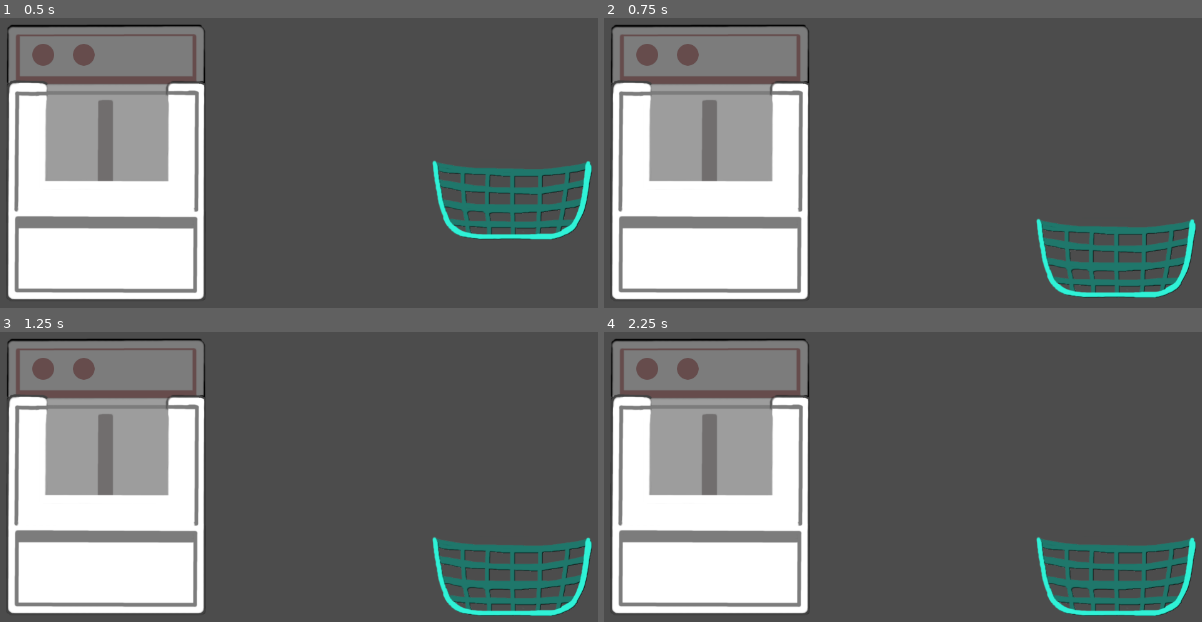
Above: before the commit, frames 1-4 (two rows, left to right).
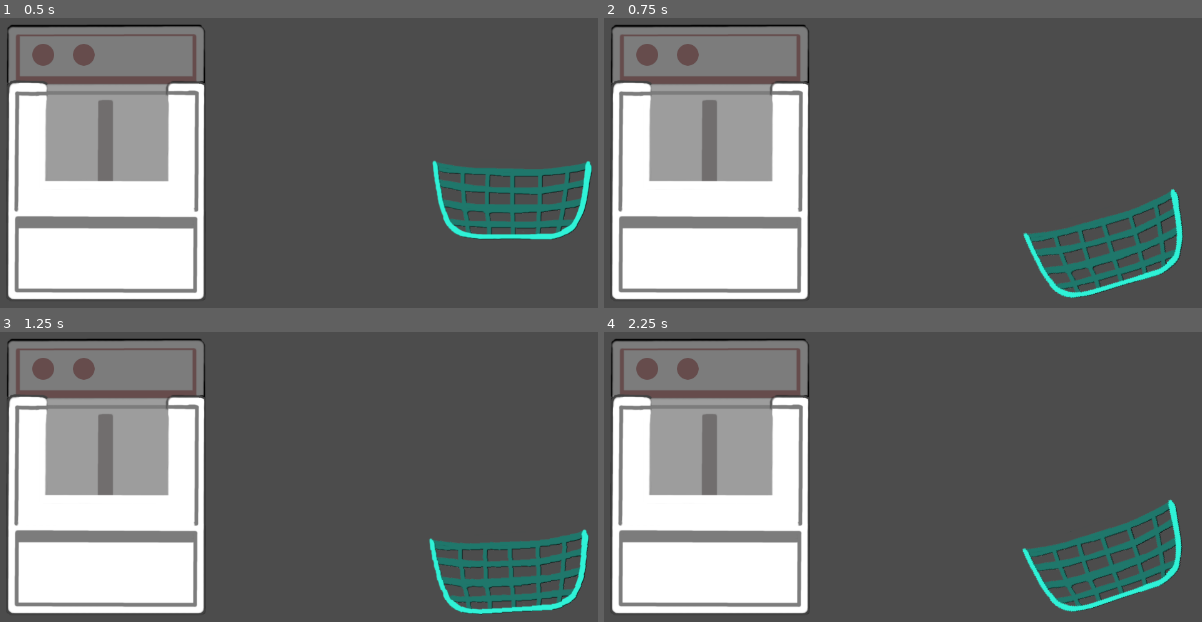
Above: after the commit, the same moments.

Repository: peternatewood/laundry-lunacy
Game: Godot game, scene res://main.tscn
Same seed, same stepped clock (60 frames per second), same inputs: the game is played once before the commit and once after it.
Inputs (mouse positions are in pixels of both pictures, inside the frame that each line leads up to):
- Up to frame 1 (0.5 s): no input
- Up to frame 2 (0.75 s): move the mouse to (1118, 200) at 0.52 s; tap Space (grab) at 0.6 s; click (1118, 200) at 0.67 s
- Up to frame 3 (1.25 s): no input
- Up to frame 4 (2.25 s): move the mouse to (831, 410) at 1.27 s; tap Space (grab) at 1.35, 2.1 s; click (831, 410) at 1.42 s; move the mouse to (outside the picture) at 2.02 s; click (outside the picture) at 2.17 s

Frame 1 is identical in both runs. In frame 2, 4.9% of the frame differs, in the area x 70-99%, y 58-97%; in frame 3, 3.4%; in frame 4, 4.9%, in the area x 69-99%, y 57-98%.
Error after the commit: Attempt to call function 'connect' in base 'null instance' on a null instance. (res://scripts/Basket.gd:13)

Commit message:
Upend basket with mouse buttons

Diff:
--- a/scripts/Basket.gd
+++ b/scripts/Basket.gd
@@ -1,29 +1,41 @@
 extends KinematicBody2D
 
 var grabbed: bool = false
+var mouse_over: bool = false
 var mouse_pos: Vector2 = Vector2.ZERO
+var target_angle: float = 0.0
 var velocity: Vector2 = Vector2.ZERO
 var upend: bool = false
 
 
 func _ready():
-	var click_area = get_node("Click Area")
-	click_area.connect("input_event", self, "_on_click_area_event")
+	var mouse_area = get_node("Mouse Area")
+	mouse_area.connect("mouse_entered", self, "_on_mouse_entered")
+	mouse_area.connect("mouse_exited", self, "_on_mouse_exited")
 
 
-func _on_click_area_event(viewport, event, shape_idx):
-	if event is InputEventMouseButton:
-		if event.button_index == BUTTON_LEFT:
-			if event.pressed:
-				emit_signal("grabbed")
+func _on_mouse_entered():
+	mouse_over = true
+
+
+func _on_mouse_exited():
+	mouse_over = false
 
 
 func _process(delta):
 	if grabbed:
-		velocity = mouse_pos - position
+		velocity = SPEED * (mouse_pos - position)
 	else:
 		# Move back to start position, or drop to ground?
+		velocity.x = lerp(velocity.x, 0, delta * SPEED)
 		velocity.y += 9.8
+		if is_on_floor():
+			velocity.y = 0
+
+	if rotation != target_angle:
+		set_rotation(lerp(rotation, target_angle, delta * ROTATION_SPEED))
+		if abs(rotation - target_angle) < 1e-2:
+			rotation = target_angle
 
 	move_and_slide(velocity)
 
@@ -37,4 +49,15 @@
 	grabbed = false
 
 
+func upend(direction: int):
+	target_angle = direction * PI / 2
+
+
+func upright():
+	target_angle = 0.0
+
+
 signal grabbed
+
+const ROTATION_SPEED: float = 3.0
+const SPEED: float = 5.0
--- a/scripts/SceneController.gd
+++ b/scripts/SceneController.gd
@@ -7,10 +7,6 @@
 var mouse_pos: Vector2 = Vector2.ZERO
 
 
-func _ready():
-	basket.connect("grabbed", self, "_on_basket_grabbed")
-
-
 func _input(event):
 	if event is InputEventMouseMotion:
 		mouse_pos = event.position
@@ -18,11 +14,19 @@
 		if basket.grabbed:
 			basket.mouse_pos = mouse_pos
 	elif event is InputEventMouseButton:
-		if event.button_index == BUTTON_LEFT:
-			if not event.pressed:
-				if basket.grabbed:
-					basket.release()
-
-
-func _on_basket_grabbed():
-	basket.grab(mouse_pos)
+		match event.button_index:
+			BUTTON_LEFT:
+				if event.pressed:
+					basket.upend(-1)
+				else:
+					basket.upright()
+			BUTTON_RIGHT:
+				if event.pressed:
+					basket.upend(1)
+				else:
+					basket.upright()
+	elif event.is_action("grab"):
+		if event.pressed and basket.mouse_over:
+			basket.grab(mouse_pos)
+		elif basket.grabbed:
+			basket.release()
